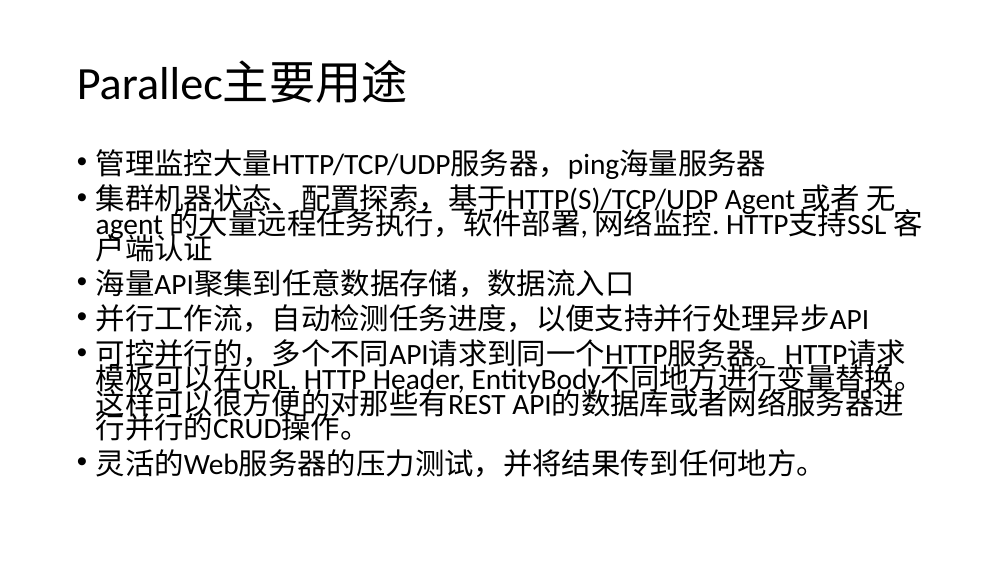
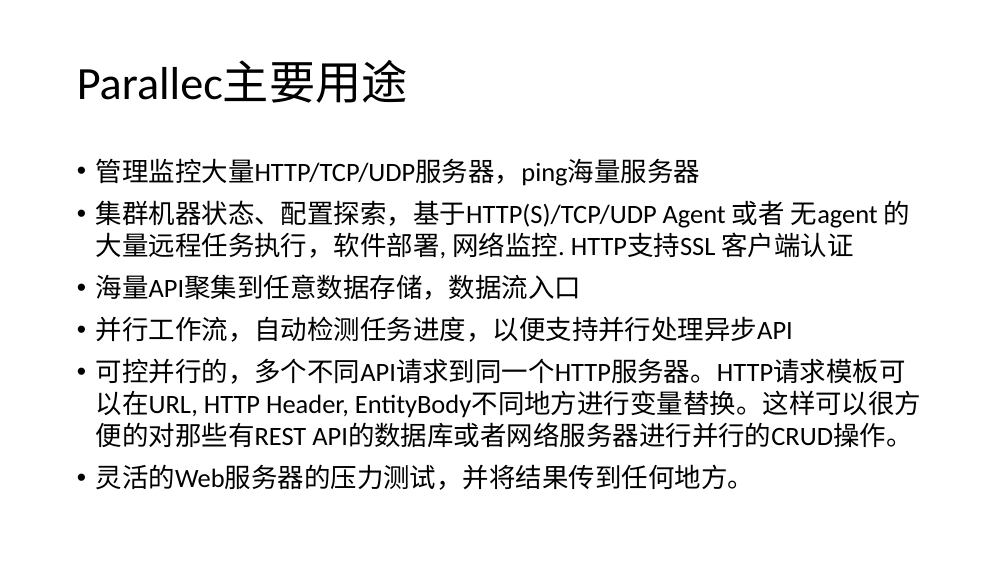
Before and after one commit to csliangdu/ExchangeAgg, a slide deck: slide 21 of doc/Coin.pptx. Drawn at 1008x567 pixels with LibreOffice and Linux fonts; fonts in the diff are those of the drawing. Boxes give left, top, right and bottom in pixels: in the first picture for what was removed or moved away, otherwise in the second. Text is boxed around its words. In the diff, an @@ line names an element or a change of style, - is before the commit and + after.

```diff
--- a/doc/Coin.pptx
+++ b/doc/Coin.pptx
@@ text "管理监控大量HTTP/TCP/UDP服务器，ping海量服务器" at [96,158,921,490]: size 28 to 25.2 pt; line spacing 0.7 to 1 @@
```
Also in this commit, not shown: 9 other slides changed.
